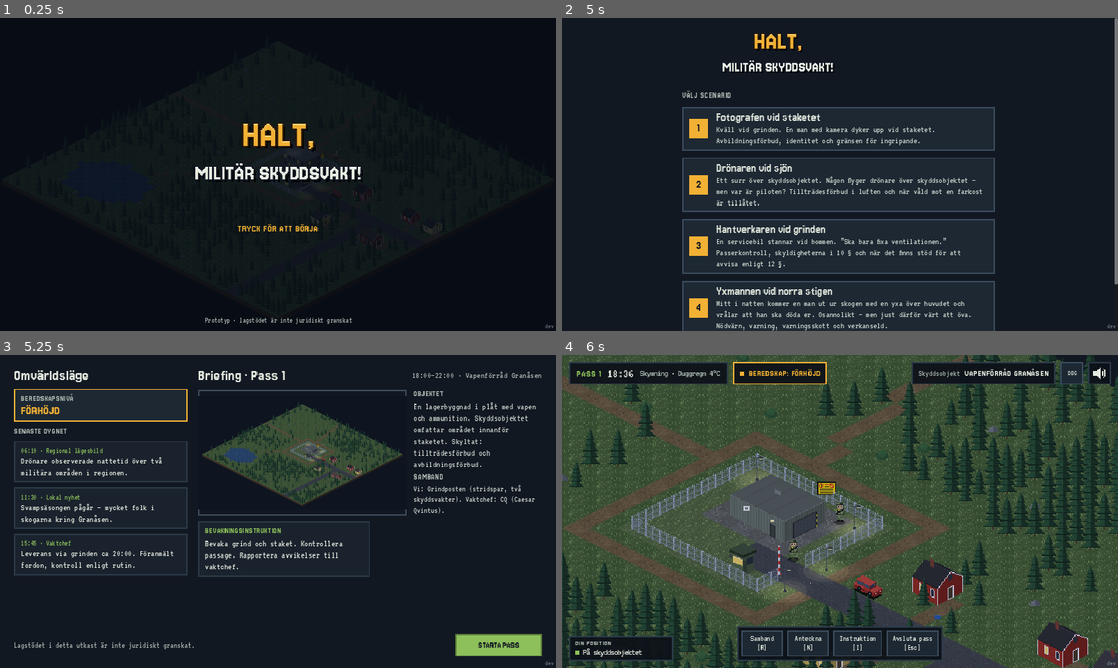
Above: before the commit, frames 1-4 (two rows, left to right).
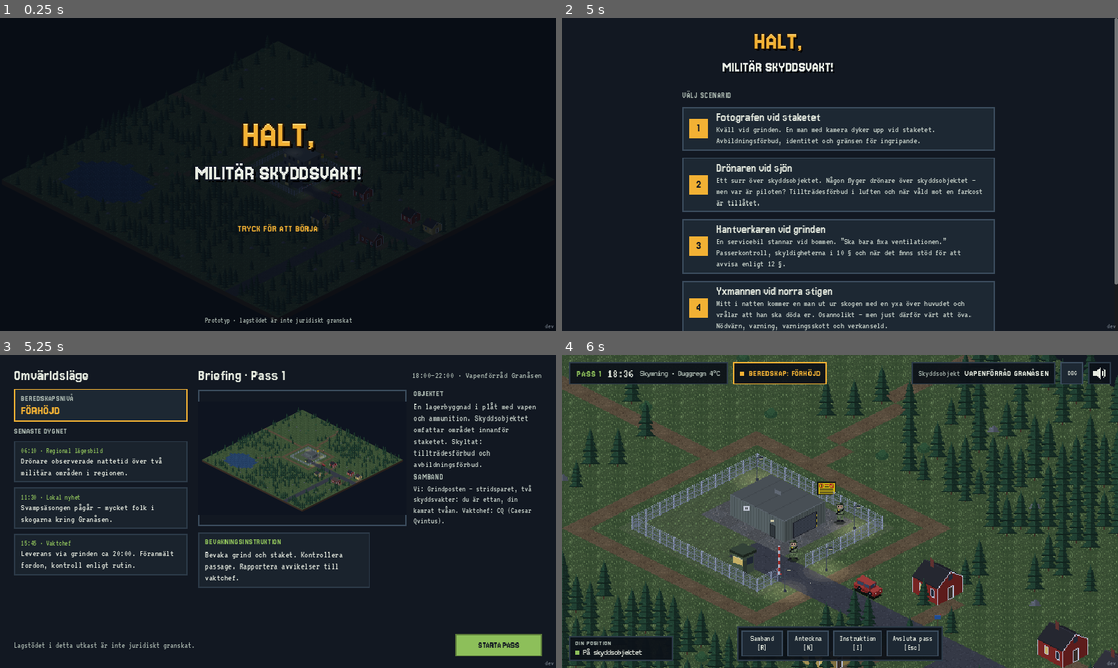
Above: after the commit, the same moments.

Repository: sulaco-hue/skyddsvakt
Game: Godot game, scene res://scenes/main.tscn
The game is run twice, just before and just after one commit, with the same random seed, the same clock (stepped at 60 frames per second) and the same inputs.
Inputs (mouse positions are in pixels of both pictures, inside the frame that each line leads up to):
- Up to frame 1 (0.25 s): no input
- Up to frame 2 (5 s): tap Enter at 0.5, 2, 3.5 s; drag from (840, 174) to (895, 105) at 0.52 s; tap Space at 1.25, 2.75, 3.77, 4.25 s; drag from (728, 190) to (812, 237) at 1.27 s; move the mouse to (895, 105) at 2.02 s; tap R at 2.1 s; click (895, 105) at 2.17 s; drag from (812, 237) to (673, 127) at 2.77 s; move the mouse to (1006, 221) at 3.52 s; tap I at 3.6 s; click (1006, 221) at 3.67 s; drag from (673, 127) to (756, 96) at 4.27 s
- Up to frame 3 (5.25 s): move the mouse to (305, 511) at 5.02 s; tap 1 at 5.1 s; click (305, 511) at 5.17 s
- Up to frame 4 (6 s): click "STARTA PASS" at 5.75 s

Frames 1-2 are identical in both runs. In frame 3, 5.4% of the frame differs, in the area x 35-97%, y 13-75%; in frame 4, nothing differs.
Error in both runs: Cannot call method 'set_input_as_handled' on a null value. (res://scripts/ui/scenarioval.gd:77)

Commit message:
Roller: stridsparet är Grindposten, du är ettan och kamraten tvåan
Co-Authored-By: Claude Opus 5.5 <noreply@anthropic.com>
Claude-Session: https://claude.ai/code/session_01PWrrRnAUGCDbWAToA7Kxse

Diff:
--- a/data/kamratsnack.json
+++ b/data/kamratsnack.json
@@ -1,5 +1,5 @@
 {
-  "kommentar": "Stridsparskamratens småprat. Lägg till, ta bort eller ändra repliker fritt. 'svar' är valfritt: Grindpostens möjliga svar. 'nar' är valfritt: repliken används bara när scenariots 'vaderlag' innehåller alla villkoren (t.ex. [\"regn\"]). Tider i sekunder.",
+  "kommentar": "Stridsparskamratens småprat. Lägg till, ta bort eller ändra repliker fritt. 'svar' är valfritt: ettans (ditt) möjliga svar. 'nar' är valfritt: repliken används bara när scenariots 'vaderlag' innehåller alla villkoren (t.ex. [\"regn\"]). Tider i sekunder.",
   "installningar": {
     "forsta_efter_s": 4,
     "intervall_min_s": 8,
--- a/data/lagrum.json
+++ b/data/lagrum.json
@@ -611,14 +611,14 @@
       "diskutera": "Vid vilket avstånd borde ni ha agerat? Fanns det utrymme att backa och skapa avstånd?"
     },
     "kamrat_dod": {
-      "namn": "Stridsparskamraten blev uppäten",
+      "namn": "Tvåan blev uppäten",
       "lagrum": "Stridsparets uppgift – skydda varandra",
       "krav": [
         "kamraten_skyddad"
       ],
       "vid_brist": "bad",
       "text_ok": "",
-      "text_brist": "Du täckte inte din stridsparskamrat. Ni är två av en anledning: en agerar, en skyddar. När de kom inpå honom gång på gång var det ditt ansvar att ingripa – med varning, varningsskott och verkanseld i tid.",
+      "text_brist": "Du täckte inte tvåan, din stridsparskamrat. Ni är två av en anledning: en agerar, en skyddar. När de kom inpå honom gång på gång var det ditt ansvar att ingripa – med varning, varningsskott och verkanseld i tid.",
       "diskutera": "Vad hade du behövt göra annorlunda för att skydda kamraten? Och hur förklarar du det här för CQ?"
     },
     "spelaren_dod": {
--- a/data/scenarier/dronaren.json
+++ b/data/scenarier/dronaren.json
@@ -32,7 +32,7 @@
   "briefing": {
     "uppdrag": "Bevaka grind och staket. Rapportera avvikelser till CQ.",
     "objektinfo": "Skyddsobjektet omfattar området innanför staketet. Skyltat: tillträdesförbud och avbildningsförbud.",
-    "samband": "Vi: Grindposten (stridspar, två skyddsvakter). Vaktchef: CQ (Caesar Qvintus).",
+    "samband": "Vi: Grindposten – stridsparet, två skyddsvakter: du är ettan, din kamrat tvåan. Vaktchef: CQ (Caesar Qvintus).",
     "lagstod_fokus": [
       "Tillträdesförbud – även drönare",
       "Identitet 10 §",
--- a/data/scenarier/fotografen.json
+++ b/data/scenarier/fotografen.json
@@ -47,7 +47,7 @@
         "handling": "dokumentera"
       }
     ],
-    "samband": "Vi: Grindposten (stridspar, två skyddsvakter). Vaktchef: CQ (Caesar Qvintus)."
+    "samband": "Vi: Grindposten – stridsparet, två skyddsvakter: du är ettan, din kamrat tvåan. Vaktchef: CQ (Caesar Qvintus)."
   },
   "karta": "res://data/kartor/granasen.json",
   "fakta": {
--- a/data/scenarier/hantverkaren.json
+++ b/data/scenarier/hantverkaren.json
@@ -33,7 +33,7 @@
   "briefing": {
     "uppdrag": "Bemanna grinden och sköt passerkontrollen. Endast föranmälda och kontrollerade personer släpps in. Rapportera avvikelser till CQ.",
     "objektinfo": "Skyddsobjektet omfattar området innanför staketet. Tillträdesförbud gäller för obehöriga.",
-    "samband": "Vi: Grindposten (stridspar, två skyddsvakter). Vaktchef: CQ (Caesar Qvintus).",
+    "samband": "Vi: Grindposten – stridsparet, två skyddsvakter: du är ettan, din kamrat tvåan. Vaktchef: CQ (Caesar Qvintus).",
     "lagstod_fokus": [
       "Skyldigheter 10 §",
       "Avvisa 12 §",
--- a/data/scenarier/yxmannen.json
+++ b/data/scenarier/yxmannen.json
@@ -29,7 +29,7 @@
   "briefing": {
     "uppdrag": "Bevaka grind och staket under natten. Rapportera avvikelser till CQ.",
     "objektinfo": "Skyddsobjektet omfattar området innanför staketet. Skyltat: tillträdesförbud och avbildningsförbud.",
-    "samband": "Vi: Grindposten (stridspar, två skyddsvakter). Vaktchef: CQ (Caesar Qvintus).",
+    "samband": "Vi: Grindposten – stridsparet, två skyddsvakter: du är ettan, din kamrat tvåan. Vaktchef: CQ (Caesar Qvintus).",
     "lagstod_fokus": [
       "Nödvärn 24 kap. 1 § BrB",
       "Varning: ”Halt eller jag skjuter skarpt!”",
--- a/data/scenarier/zombies.json
+++ b/data/scenarier/zombies.json
@@ -29,7 +29,7 @@
   "briefing": {
     "uppdrag": "Bevaka grind och staket under natten. Rapportera avvikelser till CQ.",
     "objektinfo": "Skyddsobjektet omfattar området innanför staketet. Skyltat: tillträdesförbud och avbildningsförbud.",
-    "samband": "Vi: Grindposten (stridspar, två skyddsvakter). Vaktchef: CQ (Caesar Qvintus).",
+    "samband": "Vi: Grindposten – stridsparet, två skyddsvakter: du är ettan, din kamrat tvåan. Vaktchef: CQ (Caesar Qvintus).",
     "mal": []
   },
   "anropssignaler": {
@@ -202,7 +202,7 @@
       ],
       "kamrat_dor": "NEEEJ! Jag är…",
       "du_om_kamrat": "Nej! NEJ! Han är borta…",
-      "kamrat_om_dig": "NEEEJ! Grindposten är nere! Grindposten är nere!",
+      "kamrat_om_dig": "NEEEJ! Ettan är nere! Ettan är nere!",
       "kamrat_slut": "Det var nog alla. Jag tror jag behöver en Nocco.",
       "missad_diskutera": "Ett dussin zombies kan inte missas.",
       "forsta_hjalpen_vaxling": [
--- a/scripts/main.gd
+++ b/scripts/main.gd
@@ -1303,7 +1303,7 @@
 	if int(traffar[vem]) >= int(h.get("angrepp_innan_dod", 3)):
 		_horde_dod(vem, id)
 		return
-	Spel.utfor("angrepp_nadde_fram", "En av dem nådde fram – %s knuffade omkull den" % ("du" if vem == "spelare" else "kamraten"))
+	Spel.utfor("angrepp_nadde_fram", "En av dem nådde fram – %s knuffade omkull den" % ("du (ettan)" if vem == "spelare" else "tvåan"))
 	hud.visa_ljud(n, "DUNS!", 1.4)
 	var rop: Array = h.get("du_angripen" if vem == "spelare" else "kamrat_angripen", [])
 	if not rop.is_empty():
@@ -1345,7 +1345,7 @@
 		varld.kamrat_folj = false
 		snack.aktiv = false
 		Spel.satt_fakta({"kamrat_dod": true})
-		Spel.utfor("kamrat_dod", "Stridsparskamraten blev uppäten")
+		Spel.utfor("kamrat_dod", "Tvåan blev uppäten")
 		hud.visa_bubbla(varld.kollega, str(h.get("kamrat_dor", "")), 2.0)
 		get_tree().create_timer(1.8).timeout.connect(_spelaren_sager.bind(str(h.get("du_om_kamrat", ""))))
 		return
--- a/scripts/ui/kontakt.gd
+++ b/scripts/ui/kontakt.gd
@@ -178,7 +178,7 @@
 	pr.add_child(pt)
 	botten.add_child(pr)
 	var bvv := UiKit.vbox(0)
-	bvv.add_child(UiKit.titel("Du · Skyddsvakt", 15))
+	bvv.add_child(UiKit.titel("Ettan · Skyddsvakt", 15))
 	_tid_label = UiKit.etikett("", 19, UiKit.DAMPAD)
 	bvv.add_child(_tid_label)
 	botten.add_child(bvv)
--- a/scripts/varld/kamratsnack.gd
+++ b/scripts/varld/kamratsnack.gd
@@ -3,7 +3,7 @@
 ## Stridsparskamratens småprat (data/kamratsnack.json).
 ##
 ## Kamraten säger då och då något om sport, elpriser, datorspel osv.
-## Grindposten kan sucka, svara eller inget göra. Med "Tyst nu" [T]
+## Ettan (du) kan sucka, svara eller inget göra. Med "Tyst nu" [T]
 ## tystnar kamraten en stund. Pratet pausas under kontakt och efter händelser.
 
 const SOKVAG := "res://data/kamratsnack.json"
@@ -50,7 +50,7 @@
 	_tyst_kvar = maxf(_tyst_kvar, sek)
 
 
-## Grindposten säger åt kamraten att vara tyst.
+## Ettan säger åt tvåan att vara tyst.
 func tysta() -> void:
 	if not aktiv:
 		return
